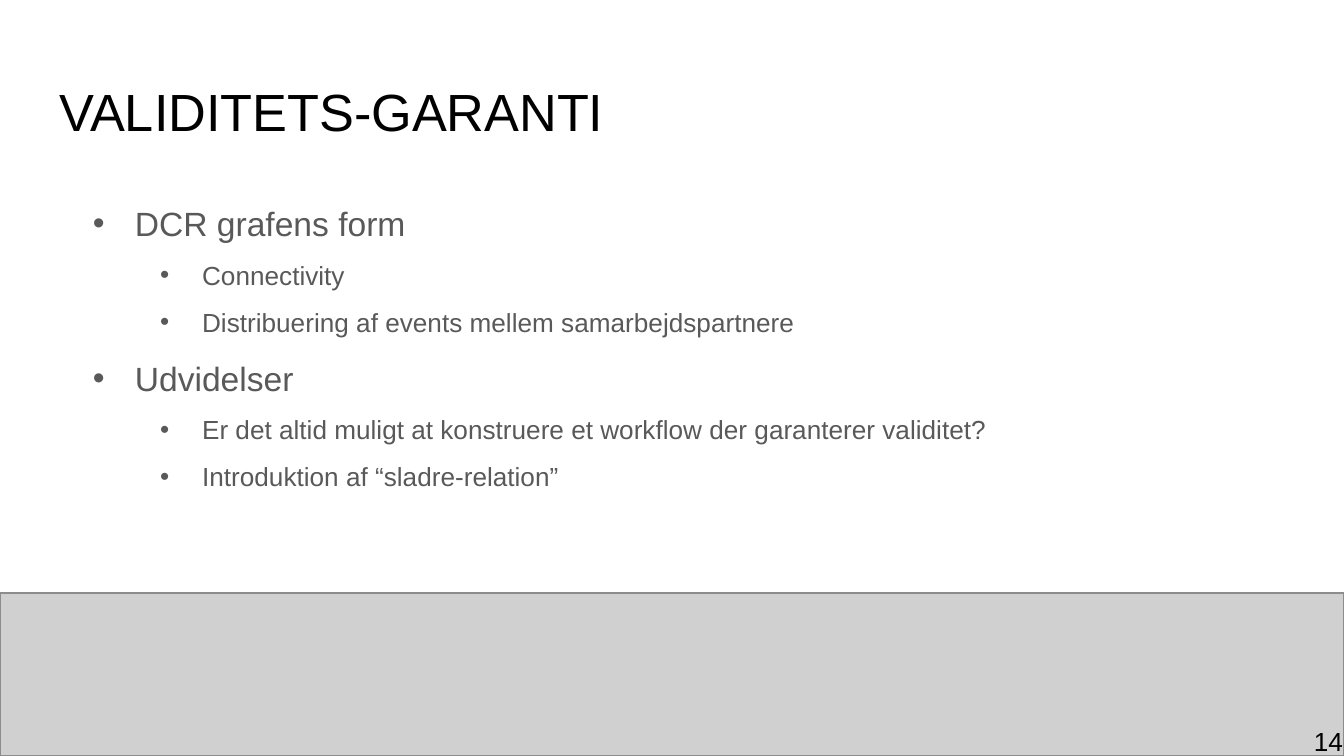
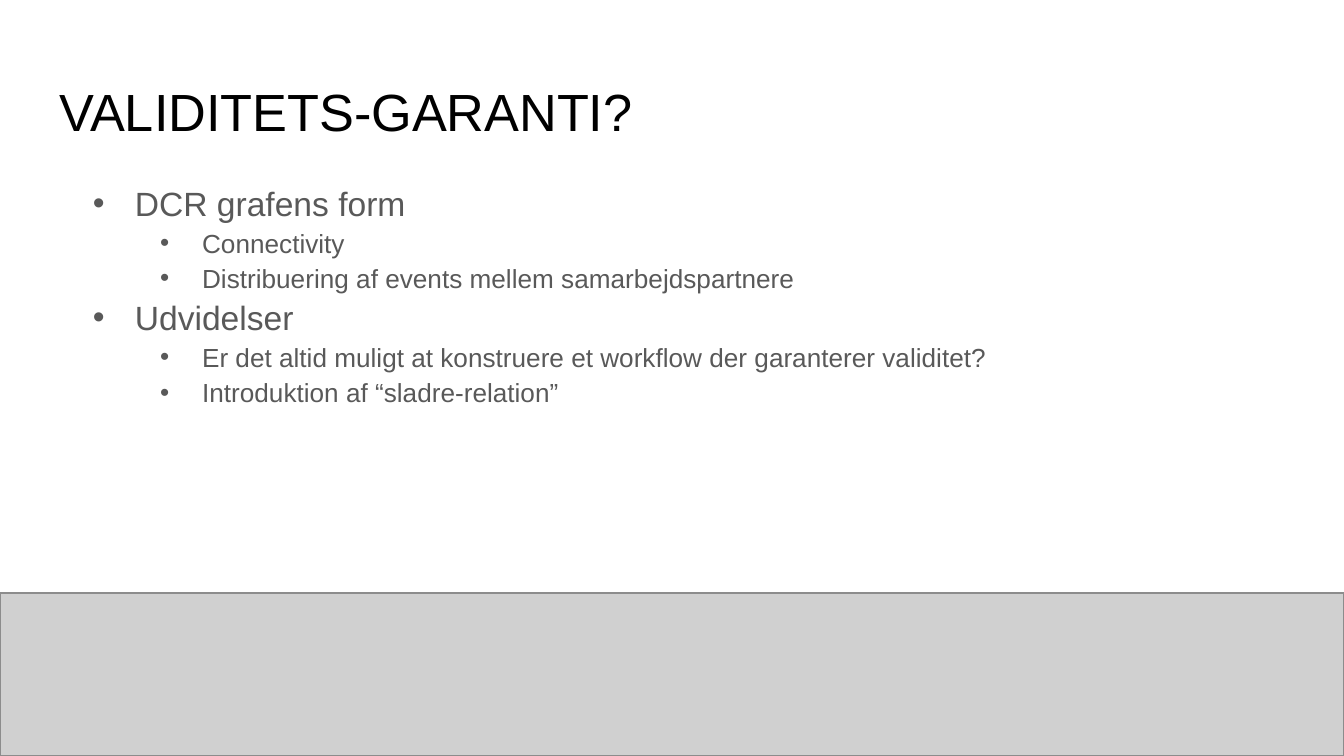
Before and after one commit to mikaellindemann/Distributed-Consensus, a slide deck: slide 17 of doc/Exam/Exam.pptx (slide 14 before the commit). Drawn at 1344x756 pixels with LibreOffice and Linux fonts; fonts in the diff are those of the drawing; grey boxes stand for pictures. Boxes give left, top, right and bottom in pixels: in the first picture for what was removed or moved away, otherwise in the second. Text is boxed around its words. In the diff, an @@ line names an element or a change of style, - is before the commit and + after.

```diff
--- a/doc/Exam/Exam.pptx
+++ b/doc/Exam/Exam.pptx
@@ title at [59, 94, 632, 132]: text changed @@
-VALIDITETS-GARANTI
+VALIDITETS-GARANTI?
@@ text "DCR grafens form" at [135, 191, 985, 402]: line spacing 1.5 to 1; more space between paragraphs @@
@@ page number removed at [1314, 733, 1343, 756] @@
-14
```
Also in this commit, not shown: 11 other slides changed, 7 slides added, 4 slides removed, 2 other files.
